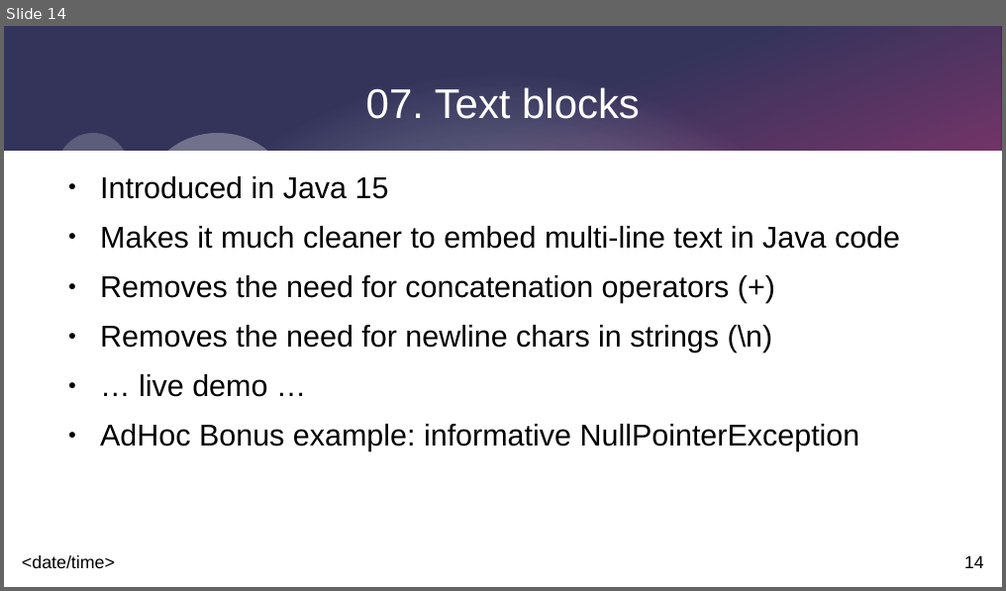
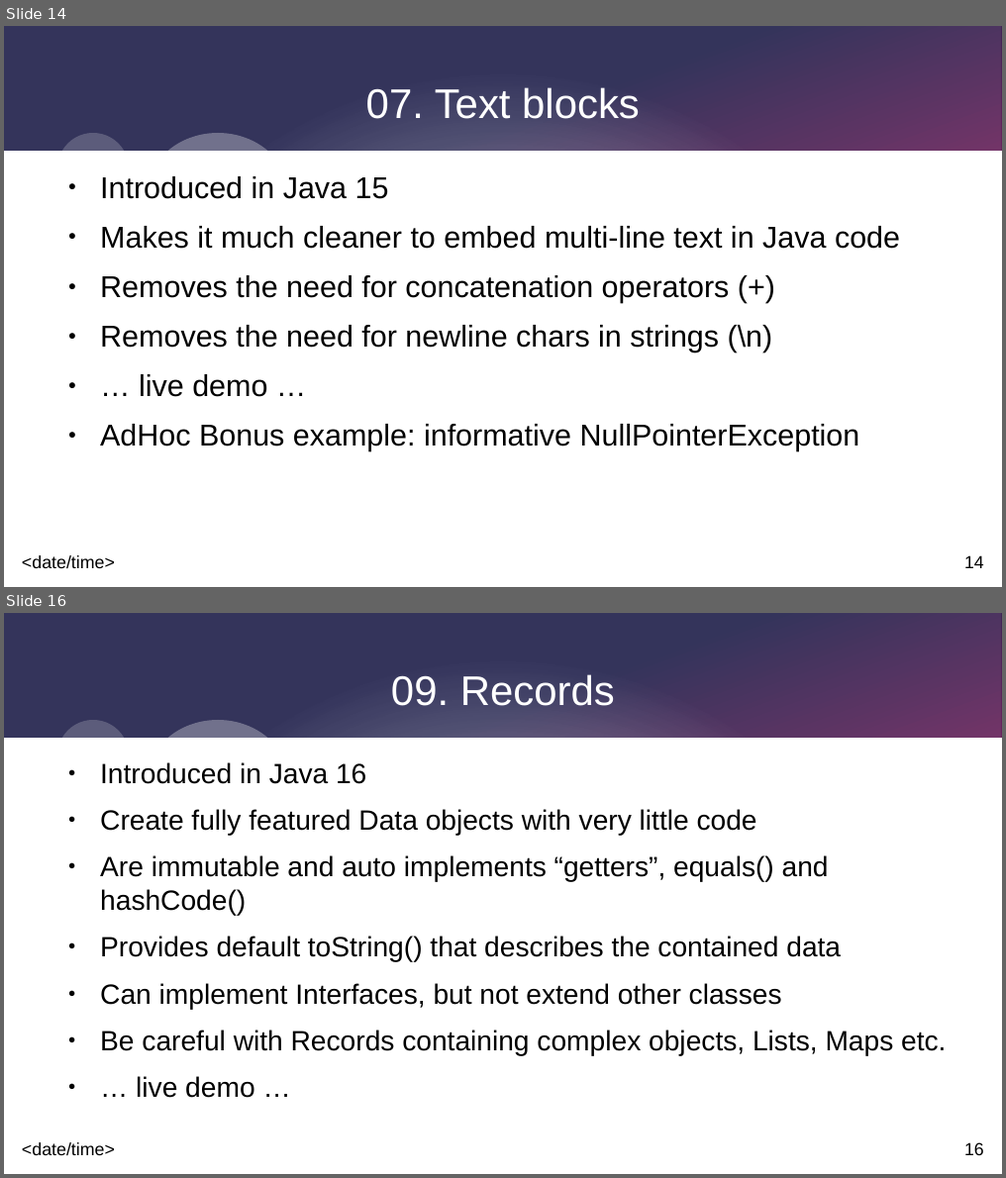
Before and after one commit to johnnyegel/Talk_JavaLatestAndGreatest, a slide deck: Presentation/JavaLatestAndGreatest.odp. Shown one above the other, each under a label of ours: slide 14 before the commit, slides 14 and 16 after it; the slides between them are not shown. The pictures are 1006x591 and 1006x1178 pixels, drawn with LibreOffice and Linux fonts; fonts in the diff are those of the drawing. Boxes give left, top, right and bottom in pixels: in the first picture for what was removed or moved away, otherwise in the second. Text is boxed around its words. In the diff, an @@ line names an element or a change of style, - is before the commit and + after.

Commit message:
Added records example

```diff
--- a/Presentation/JavaLatestAndGreatest.odp
+++ b/Presentation/JavaLatestAndGreatest.odp
@@ slide 16 added at bbox=[4, 613, 1002, 1174], background #FFFFFF; not listed: 9 template elements that a slide beside it also shows @@
@@ title added at bbox=[391, 674, 615, 706], 33 pt, text #FFFFFF @@
+09. Records
@@ text added at bbox=[100, 762, 945, 1098], 22.2 pt, text #000000 @@
+● Introduced in Java 16
+● Create fully featured Data objects with very little code
+● Are immutable and auto implements “getters”, equals() and hashCode()
+● Provides default toString() that describes the contained data
+● Can implement Interfaces, but not extend other classes
+● Be careful with Records containing complex objects, Lists, Maps etc.
+● … live demo …
```
Also in this commit, not shown: 1 other slide added, 2 other files.
